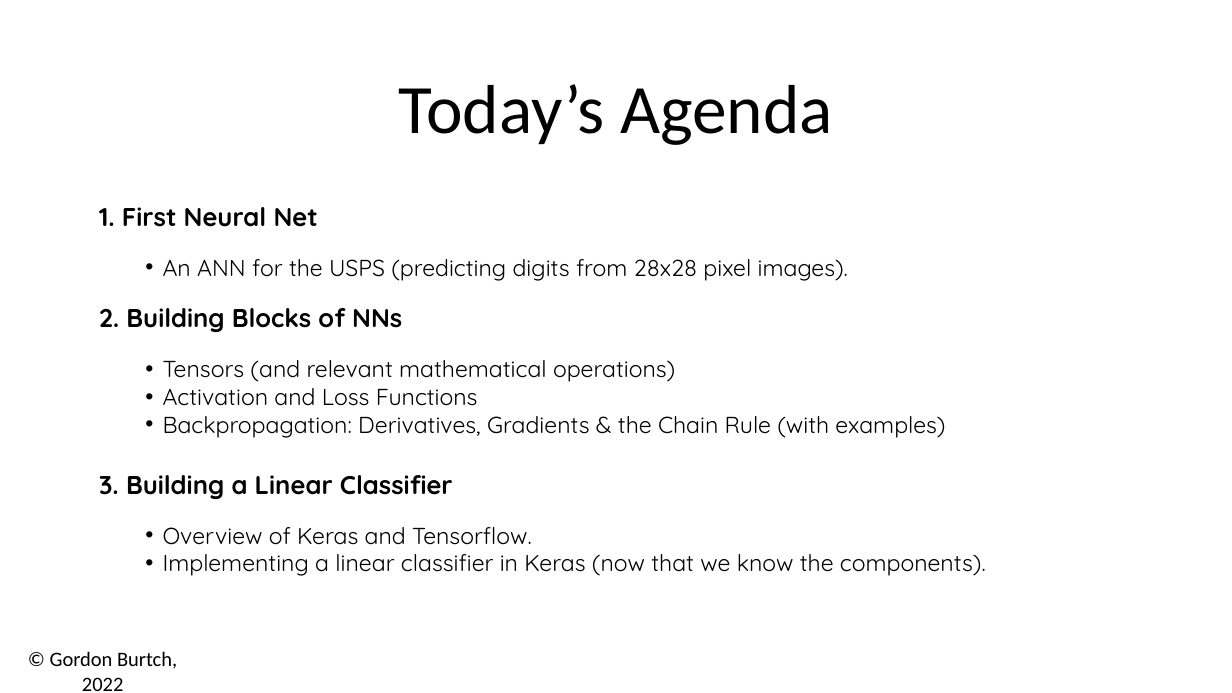
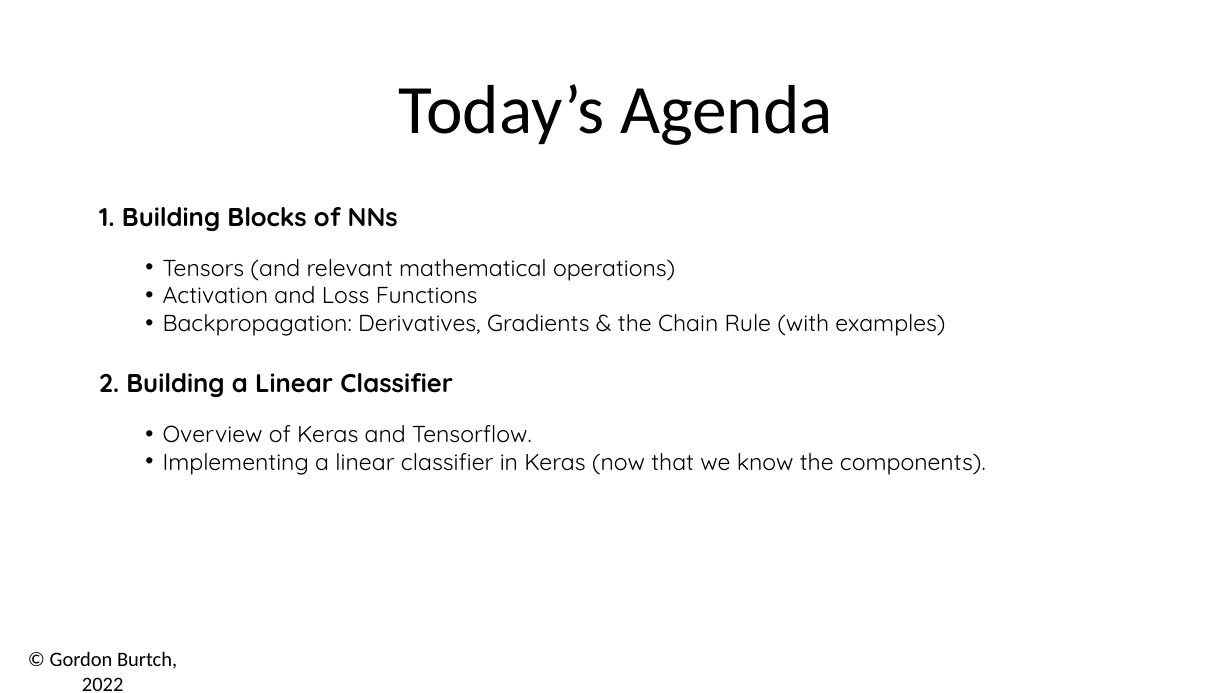
Before and after one commit to zizgao/BA865-2022, a slide deck: slide 2 of Week 2/02 - Math & Keras.pptx. Drawn at 1232x693 pixels with LibreOffice and Linux fonts; fonts in the diff are those of the drawing. Boxes give left, top, right and bottom in pixels: in the first picture for what was removed or moved away, otherwise in the second. Text is boxed around its words. In the diff, an @@ line names an element or a change of style, - is before the commit and + after.

```diff
--- a/Week 2/02 - Math & Keras.pptx
+++ b/Week 2/02 - Math & Keras.pptx
@@ text at <box>99,207,398,231</box>: text changed; size 18 to 20 pt; bold on @@
-1. First Neural Net
-  • An ANN for the USPS (predicting digits from 28x28 pixel images).
-2. Building Blocks of NNs
+1. Building Blocks of NNs
@@ text at <box>99,373,453,397</box>: text changed @@
-3. Building a Linear Classifier
+2. Building a Linear Classifier
```
Also in this commit, not shown: 2 other slides changed, 1 slide removed, 5 other files.
